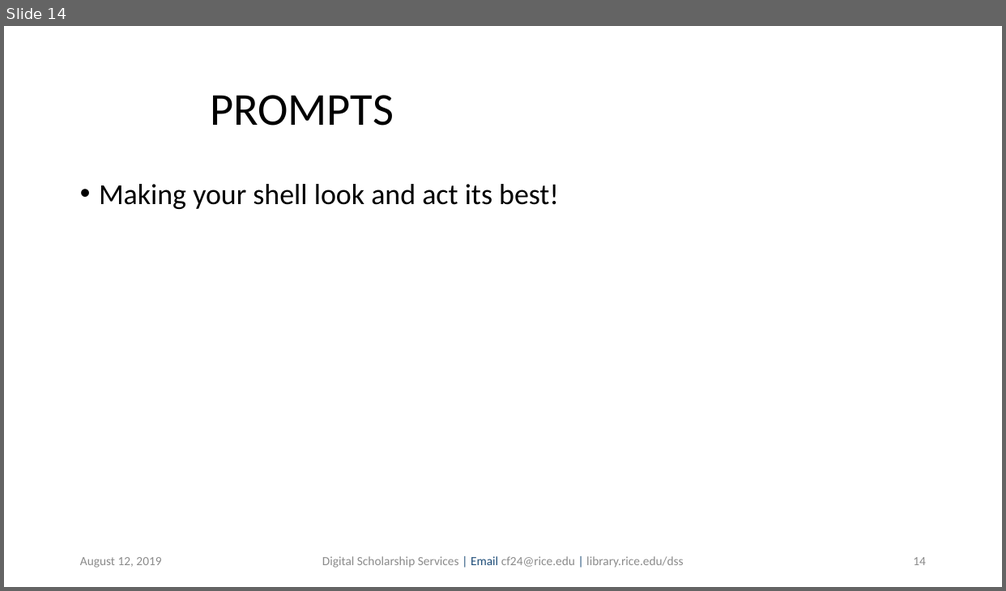
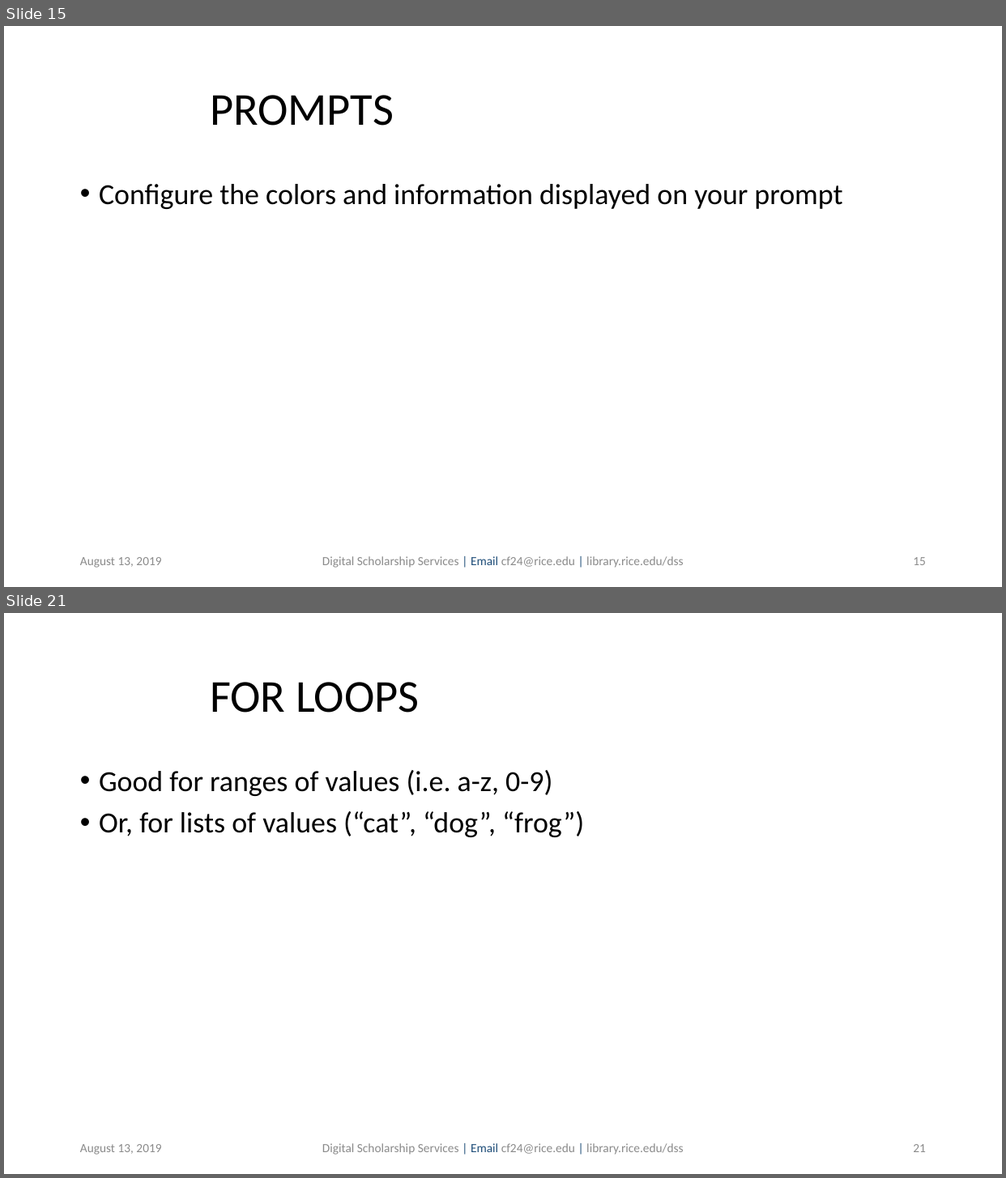
Before and after one commit to bakitybacon/rice-data-and-donuts, a slide deck: bash/Introduction to Bash.pptx. Shown one above the other, each under a label of ours: slide 14 before the commit, slides 15 and 21 after it; the slides between them are not shown. The pictures are 1006x591 and 1006x1178 pixels, drawn with LibreOffice and Linux fonts; fonts in the diff are those of the drawing; background and template pictures are left out. Boxes give left, top, right and bottom in pixels: in the first picture for what was removed or moved away, otherwise in the second. Text is boxed around its words. In the diff, an @@ line names an element or a change of style, - is before the commit and + after.

```diff
--- a/bash/Introduction to Bash.pptx
+++ b/bash/Introduction to Bash.pptx
@@ slide 21 added at (4, 613, 1002, 1174), background #FFFFFF @@
@@ title added at (210, 682, 419, 713), 44 pt, text #000000 @@
+FOR LOOPS
@@ text added at (99, 770, 584, 837), 28 pt, text #000000 @@
+• Good for ranges of values (i.e. a-z, 0-9)
+• Or, for lists of values (“cat”, “dog”, “frog”)
@@ text added at (80, 1144, 161, 1155), 12 pt, text #8C8C8C @@
+August 13, 2019
@@ text added at (322, 1144, 683, 1155), 12 pt, text #8C8C8C @@
+Digital Scholarship Services | Email cf24@rice.edu | library.rice.edu/dss
@@ page number added at (913, 1144, 926, 1152), 12 pt, text #8C8C8C @@
+21
@@ what was slide 14 is now slide 15 @@
@@ slide 15 changed as well @@
@@ text at (99, 184, 842, 209): text changed @@
-• Making your shell look and act its best!
+• Configure the colors and information displayed on your prompt
@@ text at (80, 557, 161, 568): text changed @@
-August 12, 2019
+August 13, 2019
@@ page number at (913, 557, 926, 565): text changed @@
-14
+15
```
Also in this commit, not shown: 13 other slides changed, 14 other slides added.
